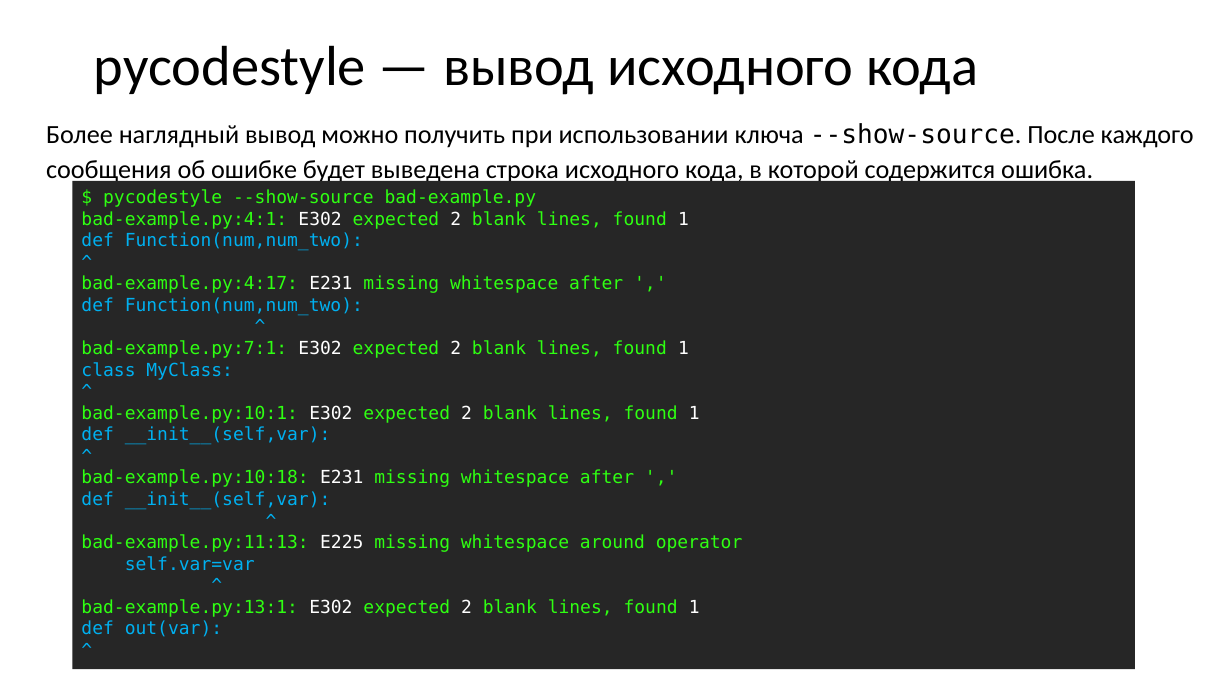
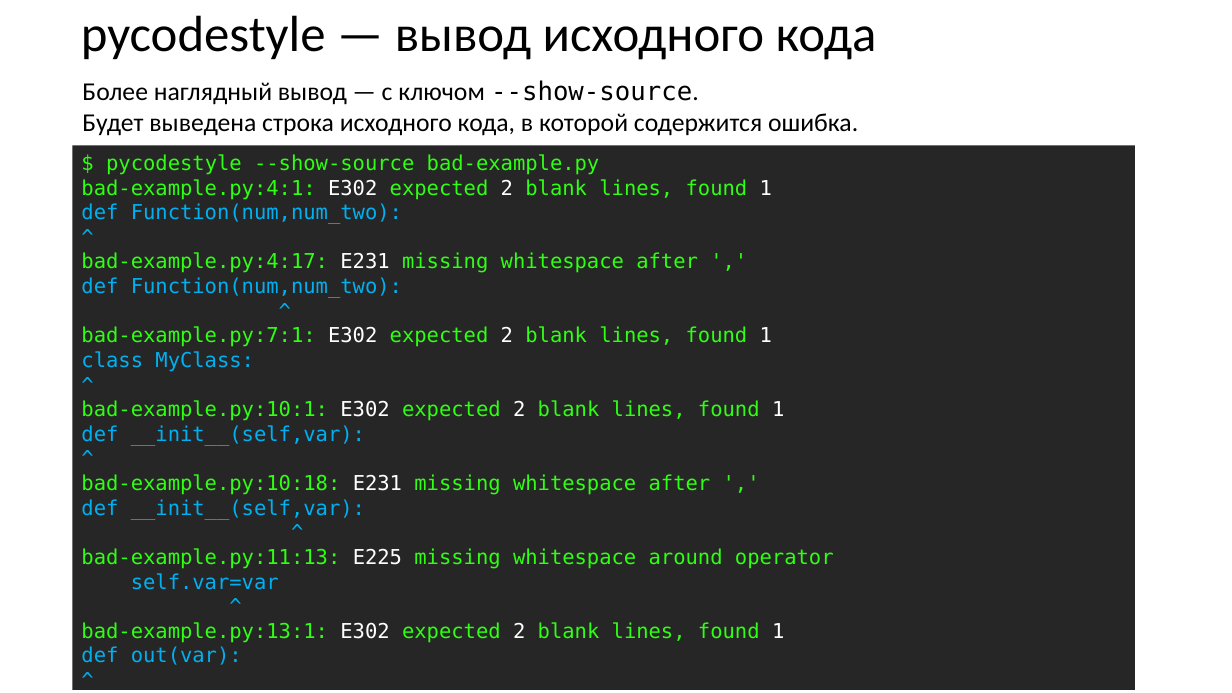
Before and after one commit to xtrueman/prog_instruments, a slide deck: slide 20 of presentations/StaticAnalysers.pptx (slide 18 before the commit). Drawn at 1232x693 pixels with LibreOffice and Linux fonts; fonts in the diff are those of the drawing. Boxes give left, top, right and bottom in pixels: in the first picture for what was removed or moved away, otherwise in the second. Text is boxed around its words. In the diff, an @@ line names an element or a change of style, - is before the commit and + after.

```diff
--- a/presentations/StaticAnalysers.pptx
+++ b/presentations/StaticAnalysers.pptx
@@ title "pycodestyle — вывод исходного кода": place and size @@
-title "pycodestyle — вывод исходного кода" at [94,45,978,95]
+title "pycodestyle — вывод исходного кода" at [81,15,877,60]
@@ title "pycodestyle — вывод исходного кода" at [81,15,877,60]: size 44 to 39.6 pt @@
@@ text at [82,80,858,136]: text changed; size 20.4 to 20 pt @@
-Более наглядный вывод можно получить при использовании ключа --show-source. После каждого сообщения об ошибке будет выведена строка исходного кода, в которой содержится ошибка.
+Более наглядный вывод — с ключом --show-source.
+Будет выведена строка исходного кода, в которой содержится ошибка.
@@ rectangle "$ pycodestyle --show-source bad-example.py": place and size @@
-rectangle "$ pycodestyle --show-source bad-example.py" at [72,181,1135,669]
+rectangle "$ pycodestyle --show-source bad-example.py" at [72,145,1135,689]
@@ rectangle "$ pycodestyle --show-source bad-example.py" at [72,145,1135,689]: size 14 to 16 pt @@
```
Also in this commit, not shown: 41 other slides changed, 12 slides added, 2 slides removed.
